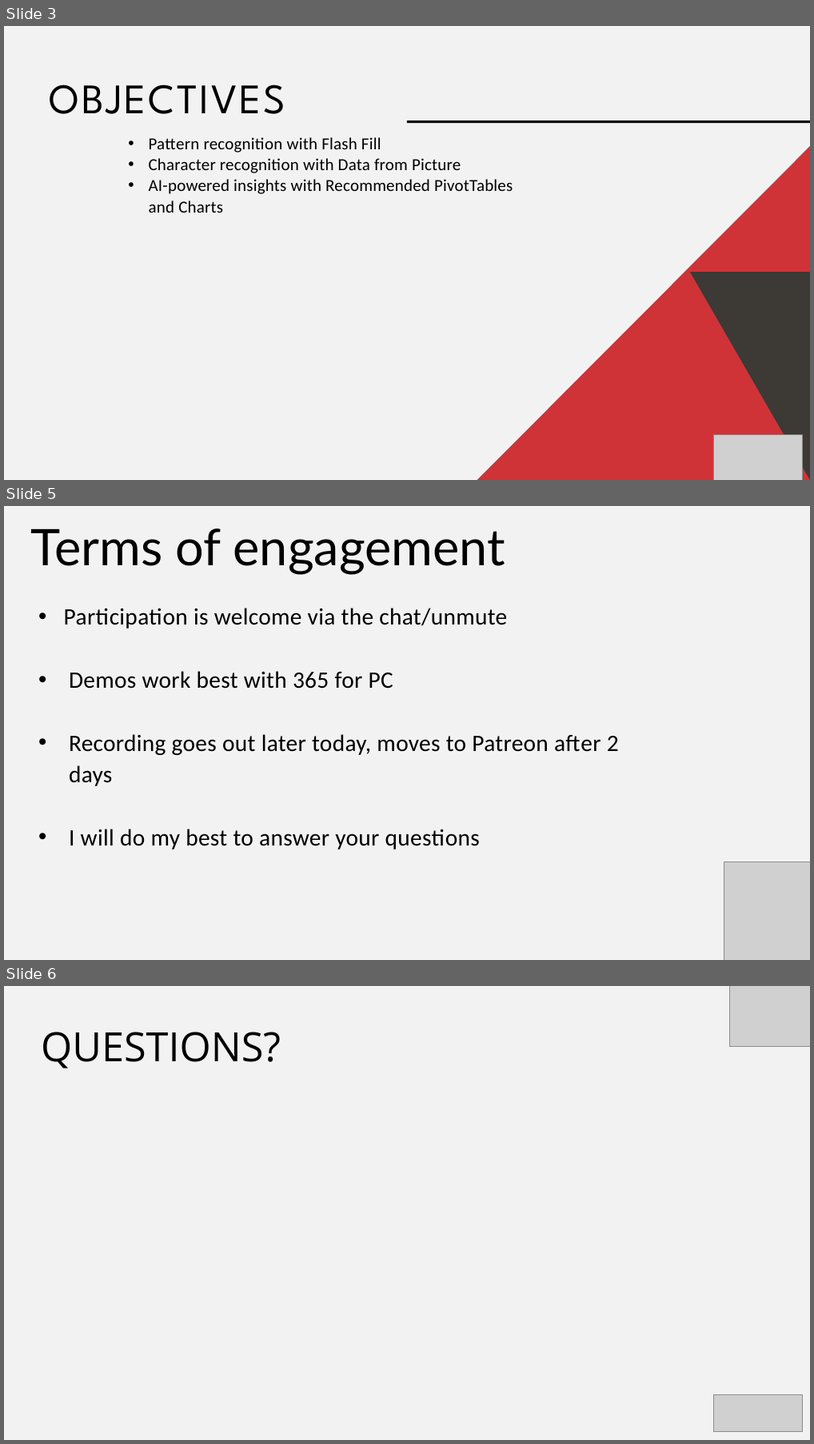
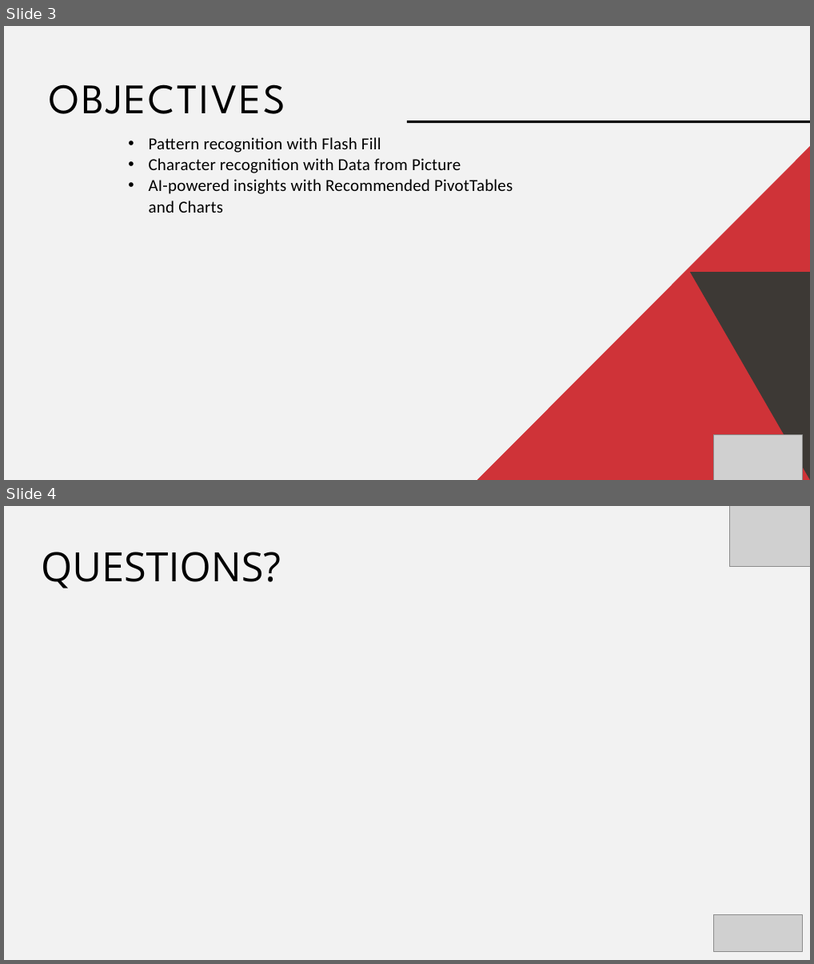
Before and after one commit to stringfestdata/ai-for-excel-101, a slide deck: ai-for-excel-101-slides.pptx. Shown one above the other, each under a label of ours: slides 3, 5 and 6 before the commit, slides 3 and 4 after it; the slides between them are not shown. The pictures are 814x1444 and 814x964 pixels, drawn with LibreOffice and Linux fonts; fonts in the diff are those of the drawing; grey boxes stand for pictures. Boxes give left, top, right and bottom in pixels: in the first picture for what was removed or moved away, otherwise in the second. Text is boxed around its words. In the diff, an @@ line names an element or a change of style, - is before the commit and + after.

```diff
--- a/ai-for-excel-101-slides.pptx
+++ b/ai-for-excel-101-slides.pptx
@@ slide 5 removed at bbox=[4, 506, 810, 960], background #F2F2F2 @@
@@ text removed at bbox=[31, 528, 506, 575] @@
-Terms of engagement
@@ text removed at bbox=[64, 608, 619, 849] @@
-• Participation is welcome via the chat/unmute
-• Demos work best with 365 for PC
-• Recording goes out later today, moves to Patreon after 2 days
-• I will do my best to answer your questions
@@ picture removed at bbox=[725, 861, 810, 960] @@
@@ what was slide 6 is now slide 4 @@
```
Also in this commit, not shown: 1 slide changed, 1 slide added, 4 other slides removed.
